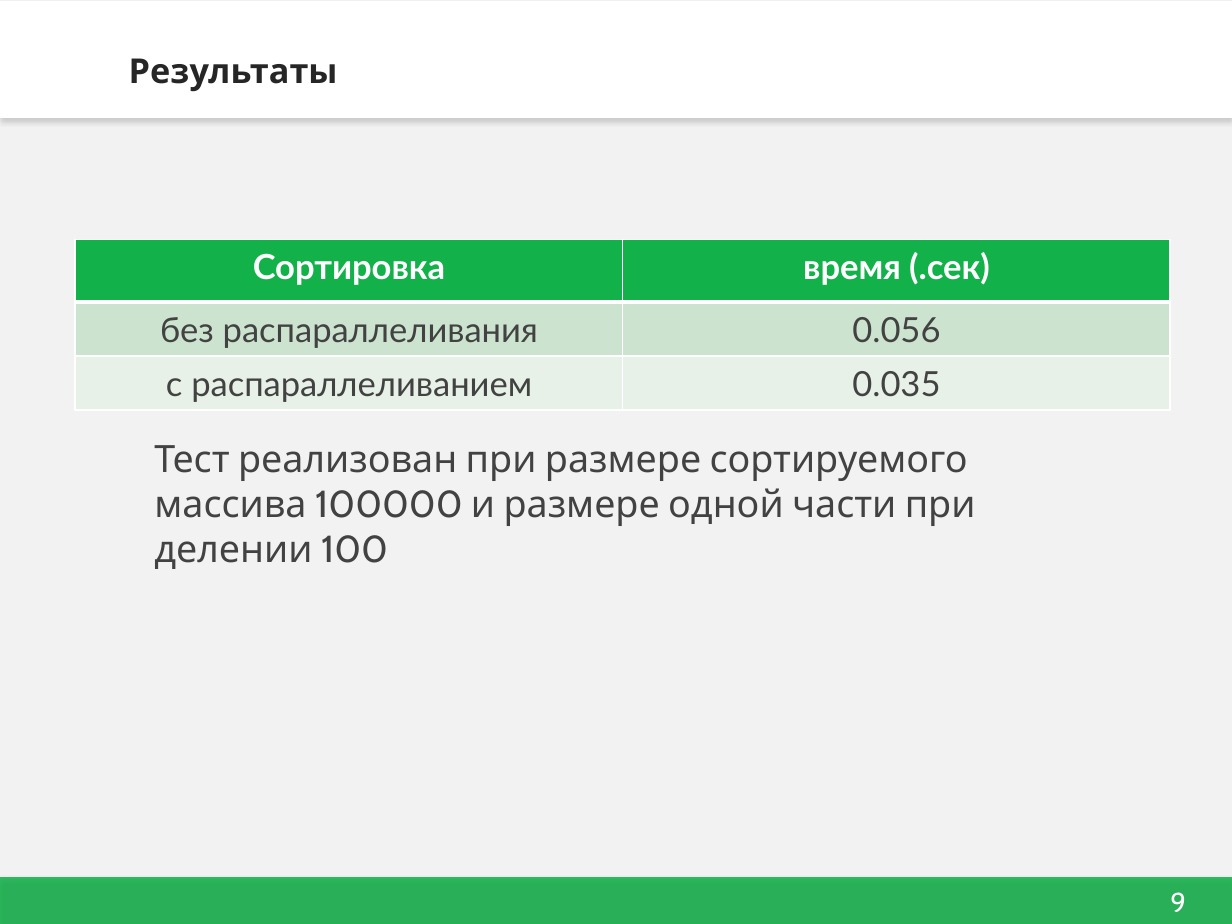
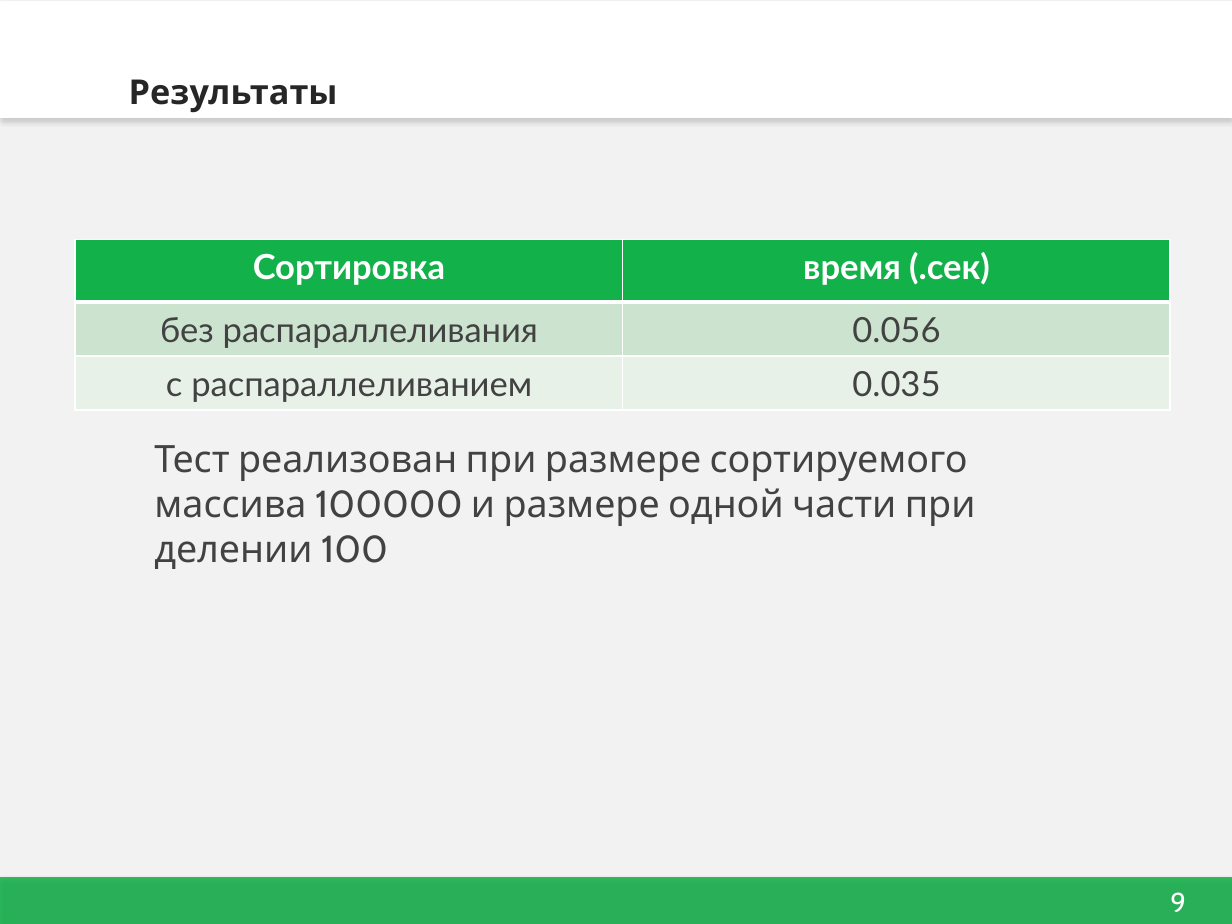
Before and after one commit to dmitriy-0297/Sort, a slide deck: slide 9 of Sorting.pptx. Drawn at 1232x924 pixels with LibreOffice and Linux fonts; fonts in the diff are those of the drawing; background and template pictures are left out. Boxes give left, top, right and bottom in pixels: in the first picture for what was removed or moved away, otherwise in the second. Text is boxed around its words. In the diff, an @@ line names an element or a change of style, - is before the commit and + after.

```diff
--- a/Sorting.pptx
+++ b/Sorting.pptx
@@ title "Результаты": place and size @@
-title "Результаты" at bbox=[129, 58, 338, 92]
+title "Результаты" at bbox=[129, 79, 338, 113]
```
Also in this commit, not shown: 6 other slides changed, 2 slides added, 2 slides removed, 2 other files.
